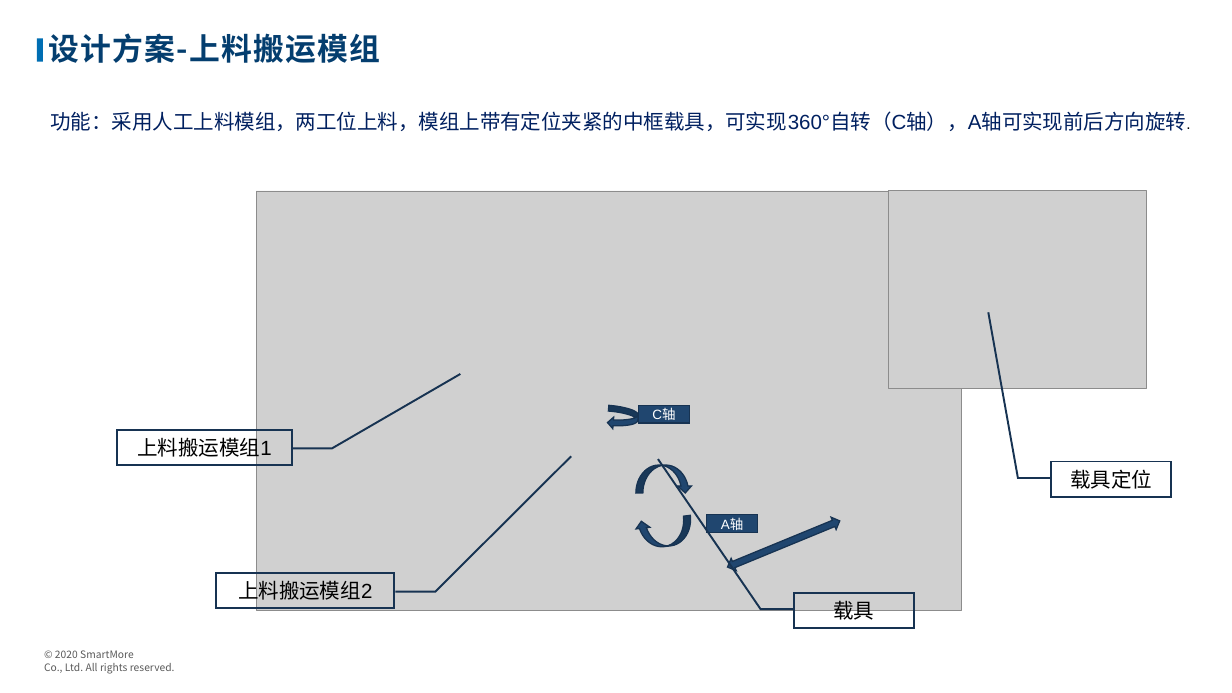
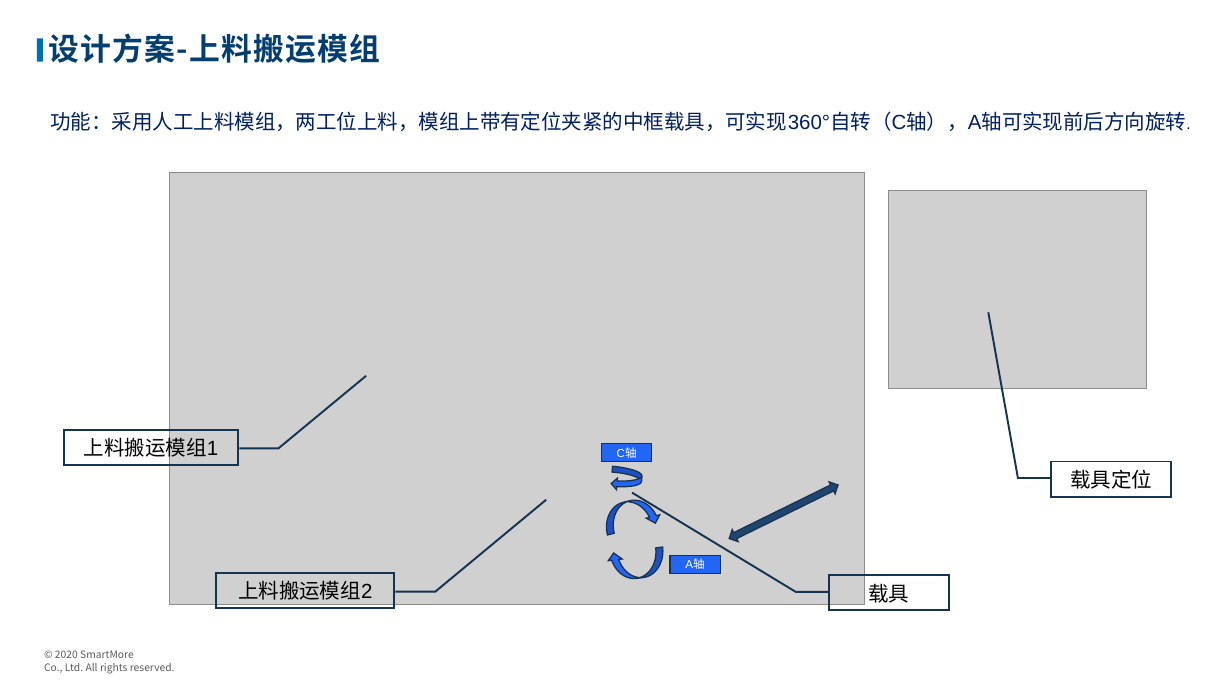
Before and after one commit to wanglvhh/Solution_2021, a slide deck: slide 11 of 2021/11/观澜富士康项目/样机方案/中框检测样机解决方案.pptx. Drawn at 1232x693 pixels with LibreOffice and Linux fonts; fonts in the diff are those of the drawing; grey boxes stand for pictures; background and template pictures are left out. Boxes give left, top, right and bottom in pixels: in the first picture for what was removed or moved away, otherwise in the second. Text is boxed around its words. In the diff, an @@ line names an element or a change of style, - is before the commit and + after.

Commit message:
Update 手机中框样机方案

```diff
--- a/2021/11/观澜富士康项目/样机方案/中框检测样机解决方案.pptx
+++ b/2021/11/观澜富士康项目/样机方案/中框检测样机解决方案.pptx
@@ picture: place and size @@
-picture at (256,191,962,611)
+picture at (170,173,865,604)
@@ border callout "上料搬运模组1": place and size @@
-border callout "上料搬运模组1" at (117,430,292,465)
+border callout "上料搬运模组1" at (64,430,238,465)
@@ rectangle "C轴": place and size @@
-rectangle "C轴" at (639,406,689,423)
+rectangle "C轴" at (602,444,652,461)
@@ rectangle "C轴" at (602,444,652,461): size 10.5 to 9 pt; fill #20466F to #2466F4 @@
@@ curved down arrow: place and size @@
-curved down arrow at (607,405,640,431)
+curved down arrow at (611,466,643,492)
@@ curved down arrow at (611,466,643,492): fill #20466F to #2466F4 @@
@@ curved down arrow removed at (636,465,692,493) @@
@@ left right arrow at (726,479,840,545): rotation 157 to 153 degrees @@
@@ curved down arrow at (601,495,662,535): fill #20466F to #2466F4; rotation 173 to 346 degrees @@
@@ curved down arrow added at (607,548,666,582), fill #2466F4, outline #183452 1 pt @@
@@ rectangle "A轴": place and size @@
-rectangle "A轴" at (707,515,757,532)
+rectangle "A轴" at (670,555,720,573)
@@ rectangle "A轴" at (670,555,720,573): size 10.5 to 9 pt; fill #20466F to #2466F4 @@
@@ proportions changed in 3 elements at (216,573,395,608), (64,430,238,465), (829,576,949,611) @@
@@ border callout "载具": place and size @@
-border callout "载具" at (794,592,914,628)
+border callout "载具" at (829,576,949,611)
```
Also in this commit, not shown: 6 other slides changed, 1 slide added, 1 other file.
